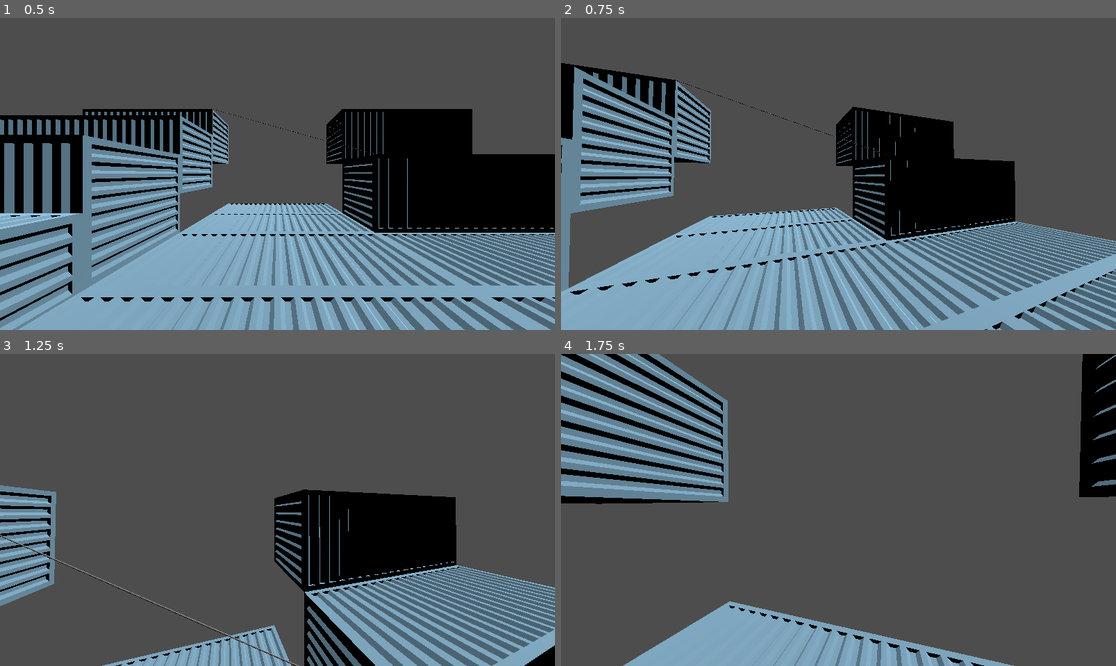
Above: before the commit, frames 1-4 (two rows, left to right).
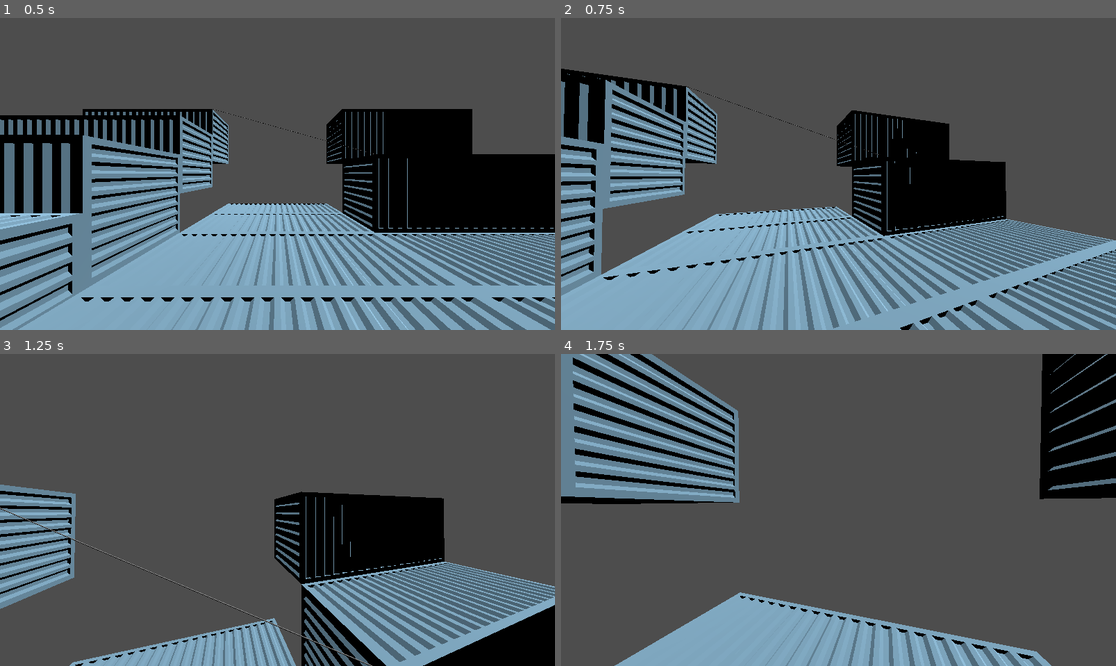
Above: after the commit, the same moments.

Repository: Alex-Fischman/Shipyard
Game: Godot game, scene res://Scenes/Main.tscn
The game is run twice, just before and just after one commit, with the same random seed, the same clock (stepped at 60 frames per second) and the same inputs.
Inputs (mouse positions are in pixels of both pictures, inside the frame that each line leads up to):
- Up to frame 1 (0.5 s): no input
- Up to frame 2 (0.75 s): tap Enter at 0.5 s; move the mouse to (866, 174) at 0.52 s; hold W (move_forward) from 0.53 s (still down)
- Up to frame 3 (1.25 s): keep holding W (move_forward); tap Space (jump) at 0.77 s
- Up to frame 4 (1.75 s): keep holding W (move_forward); move the mouse to (810, 510) at 1.27 s; tap Space (jump) at 1.52 s

Frame 1 is identical in both runs. In frame 2, 22% of the frame differs, in the area x 0-100%, y 14-100%; in frame 3, 16%; in frame 4, 15%.

Commit message:
Fix player walking

Diff:
--- a/Scenes/Main.tscn
+++ b/Scenes/Main.tscn
@@ -8,6 +8,7 @@
 
 [node name="Player" parent="." instance=ExtResource("2_h3igg")]
 transform = Transform3D(1, 0, 0, 0, 1, 0, 0, 0, 1, 0, 1, 2)
+MOVE_ACCEL = 50.0
 
 [node name="Floor" type="Node3D" parent="."]
 transform = Transform3D(1, 0, 0, 0, 1, 0, 0, 0, 1, 0, -1, 0)
--- a/Scripts/Player.gd
+++ b/Scripts/Player.gd
@@ -3,11 +3,13 @@
 @export var JUMP_DIST: float
 @export var JUMP_HEIGHT: float
 @export var JUMP_TIME: float
+@export var MOVE_ACCEL: float
 
 func _physics_process(delta: float) -> void:
 	var MOVE_SPEED: float = JUMP_DIST / JUMP_TIME
 	var GRAVITY_FORCE: float = 8 * JUMP_HEIGHT / JUMP_TIME / JUMP_TIME
 	var JUMP_IMPULSE: float = 4 * JUMP_HEIGHT / JUMP_TIME
+	var MOVE_FRICTION: float = MOVE_ACCEL / MOVE_SPEED
 
 	var vertical: float = velocity.y
 	velocity.y = 0
@@ -21,8 +23,8 @@
 		vertical -= GRAVITY_FORCE * delta
 
 	var input: Vector2 = Input.get_vector("move_left", "move_right", "move_forward", "move_backward")
-	var direction: Vector3 = self.transform.basis * Vector3(input.x, 0, input.y) * MOVE_SPEED
-	velocity = velocity.lerp(direction, 0.5)
+	var direction: Vector3 = self.transform.basis * Vector3(input.x, 0, input.y) * MOVE_ACCEL
+	velocity += (direction - velocity * MOVE_FRICTION) * delta
 
 	velocity.y = vertical
 	move_and_slide()
